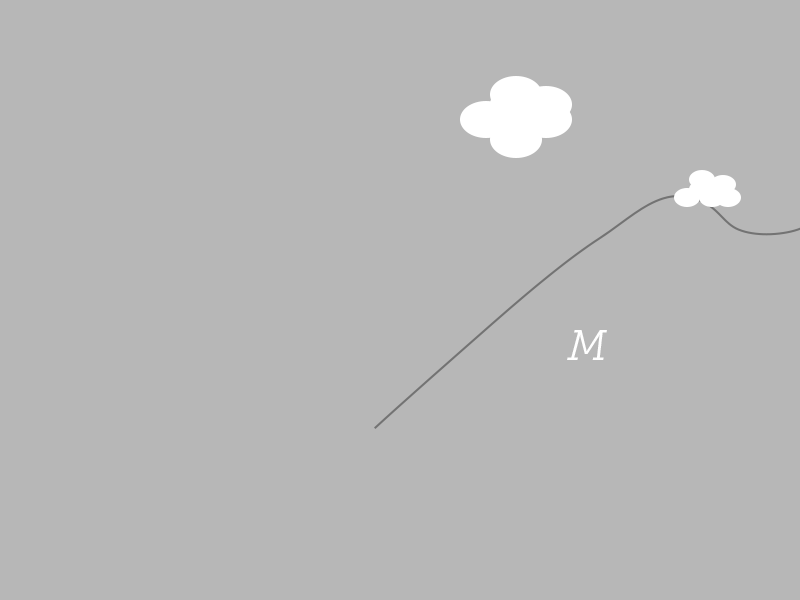
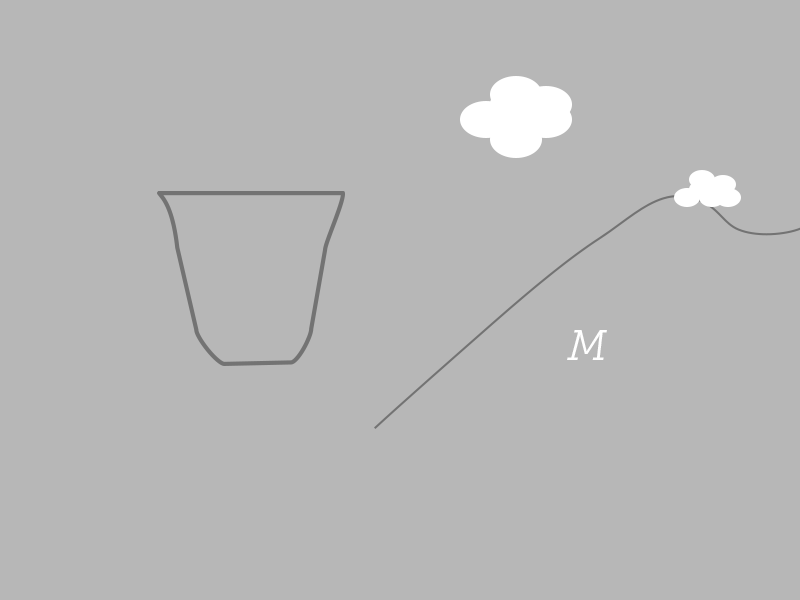
Layered file, before and after one edit (800 × 600). Changes by layer:
added layer "head" above "Cloud 2" over [157, 191, 345, 366]
